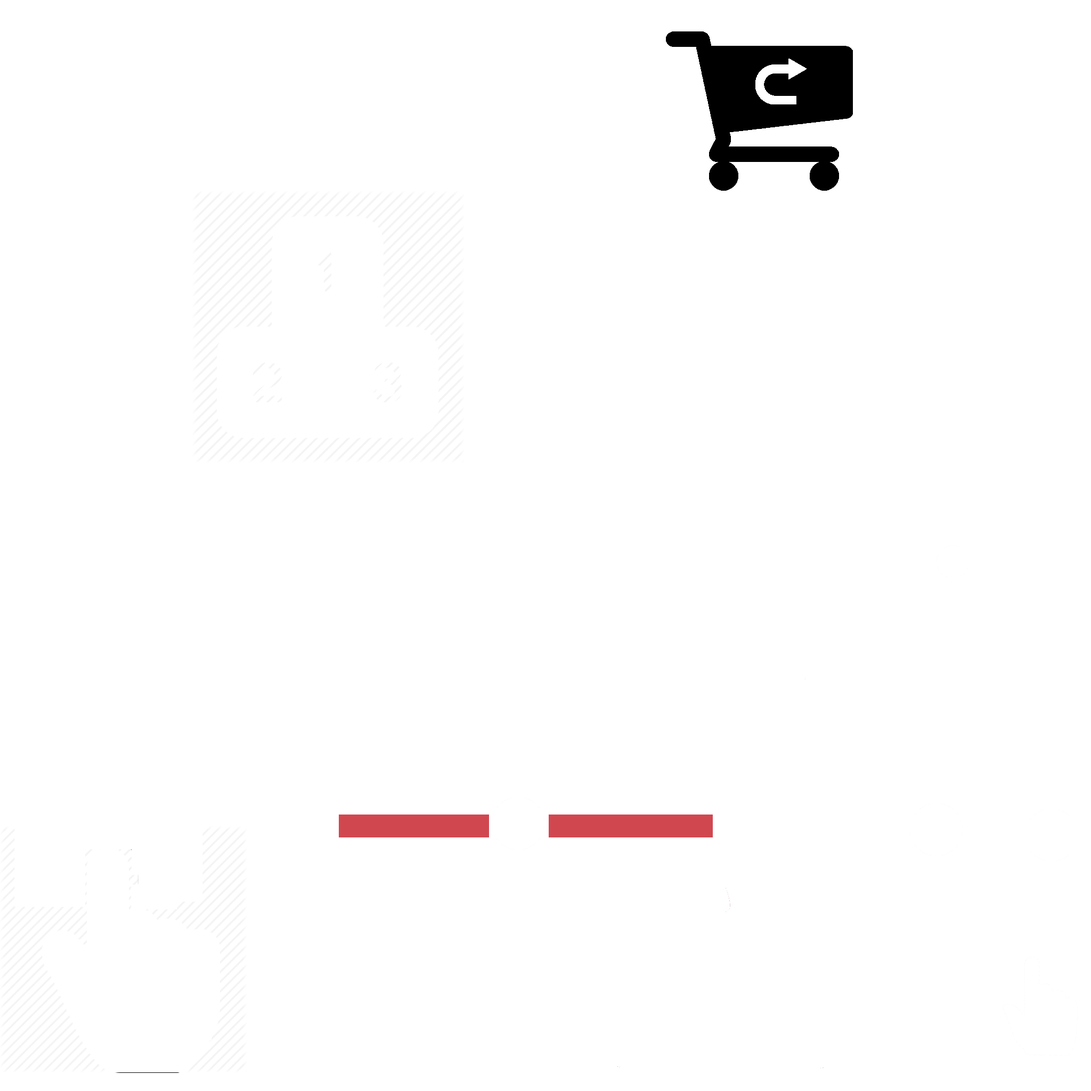
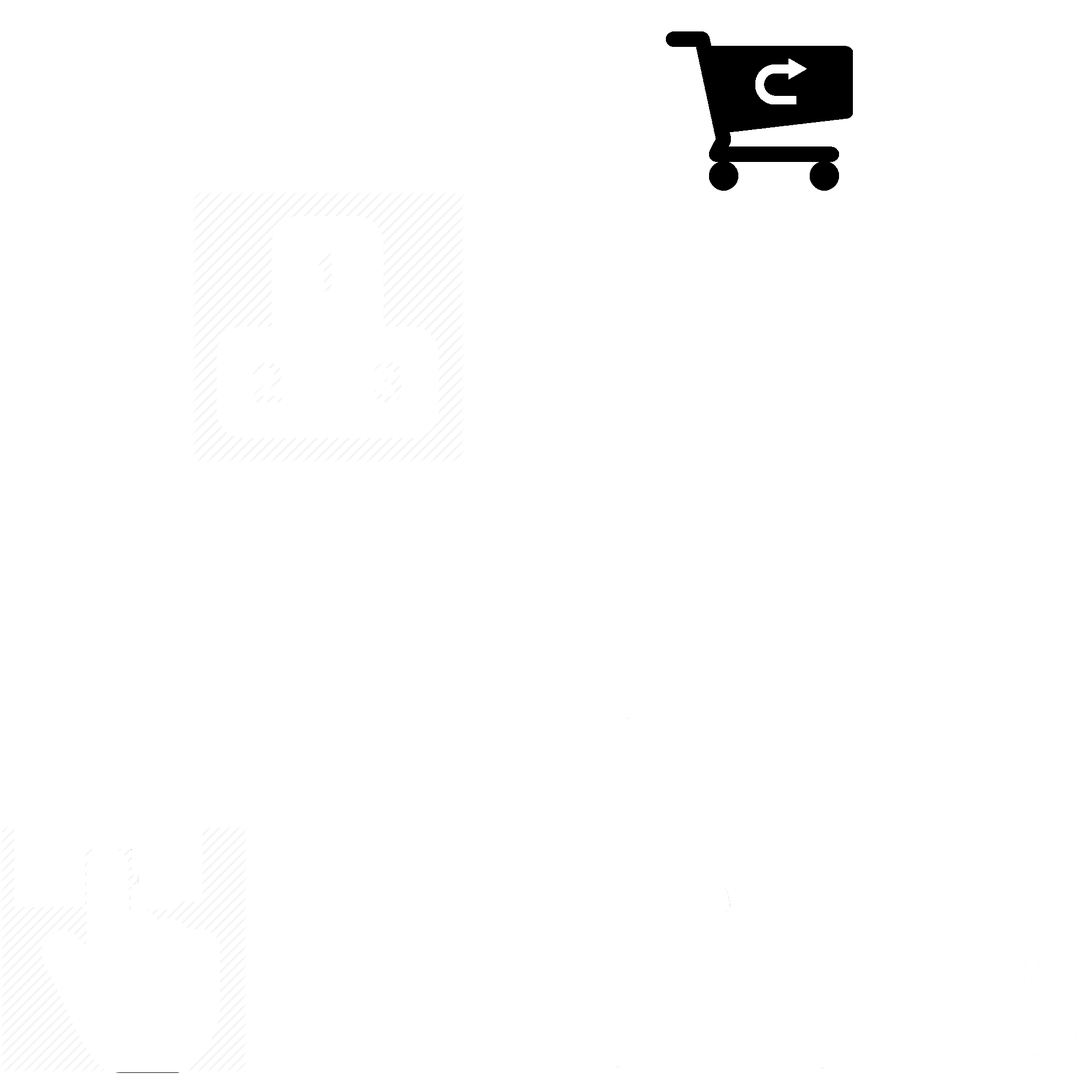
Revision of a layered (1091, 1091) image; what changed, layer by layer:
painted on "Прямоугольник 1" over (x1=338, y1=814, x2=714, y2=838)
